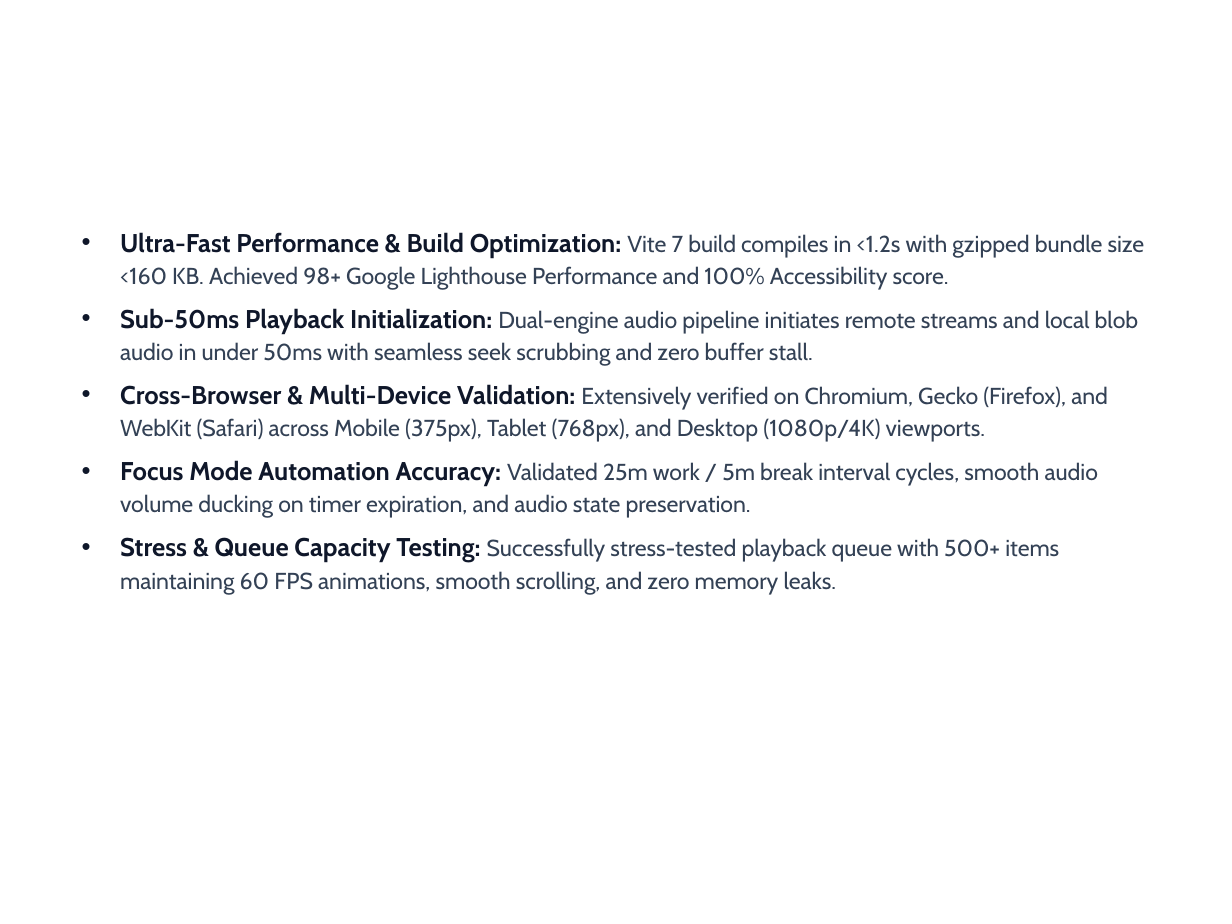
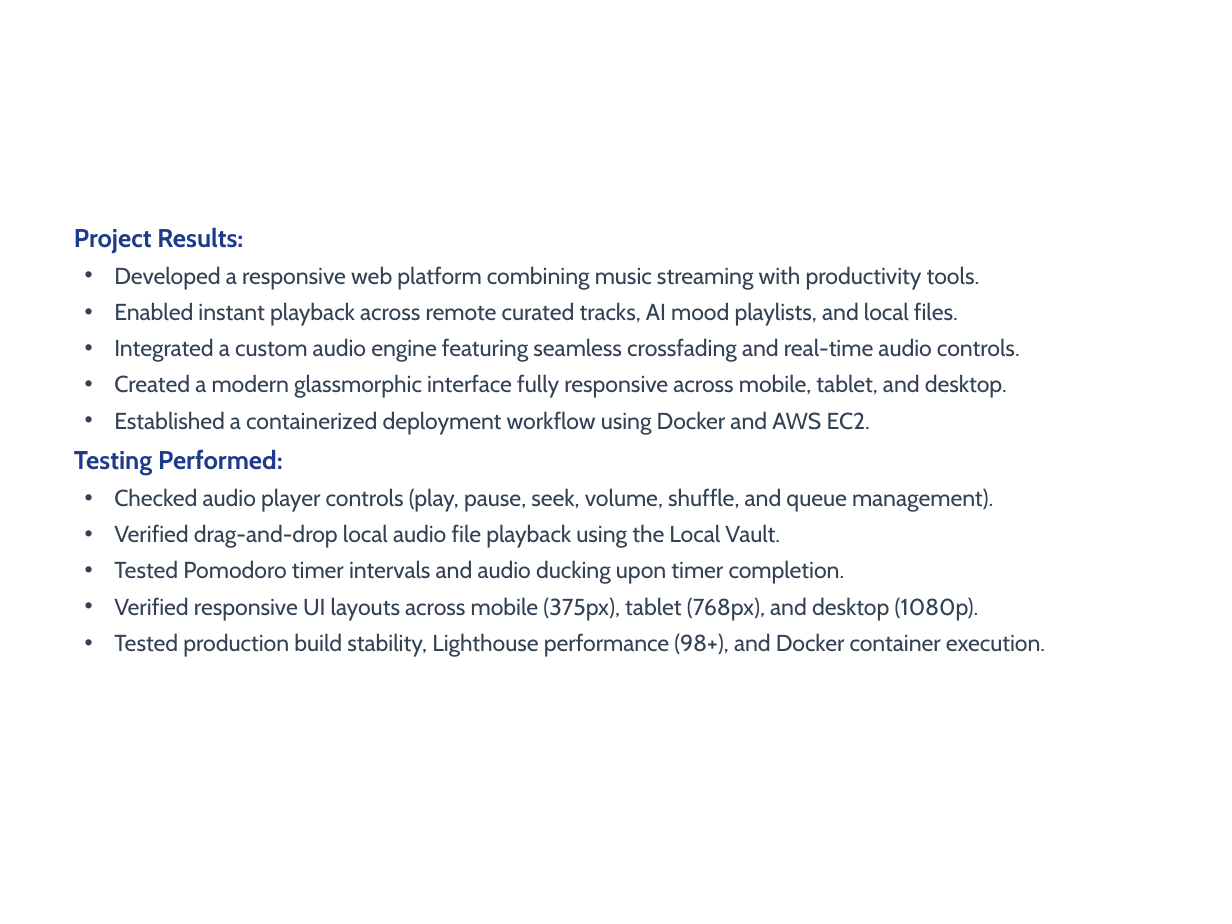
Before and after one commit to Veena2708/vibe-tune, a slide deck: slide 5 of VibeTune_Project_Presentation.pptx. Drawn at 1232x924 pixels with LibreOffice and Linux fonts; fonts in the diff are those of the drawing; background and template pictures are left out. Boxes give left, top, right and bottom in pixels: in the first picture for what was removed or moved away, otherwise in the second. Text is boxed around its words. In the diff, an @@ line names an element or a change of style, - is before the commit and + after.

```diff
--- a/VibeTune_Project_Presentation.pptx
+++ b/VibeTune_Project_Presentation.pptx
@@ text at <box>74,229,1045,657</box>: text changed @@
-• Ultra-Fast Performance & Build Optimization: Vite 7 build compiles in <1.2s with gzipped bundle size <160 KB. Achieved 98+ Google Lighthouse Performance and 100% Accessibility score.
-• Sub-50ms Playback Initialization: Dual-engine audio pipeline initiates remote streams and local blob audio in under 50ms with seamless seek scrubbing and zero buffer stall.
-• Cross-Browser & Multi-Device Validation: Extensively verified on Chromium, Gecko (Firefox), and WebKit (Safari) across Mobile (375px), Tablet (768px), and Desktop (1080p/4K) viewports.
-• Focus Mode Automation Accuracy: Validated 25m work / 5m break interval cycles, smooth audio volume ducking on timer expiration, and audio state preservation.
-• Stress & Queue Capacity Testing: Successfully stress-tested playback queue with 500+ items maintaining 60 FPS animations, smooth scrolling, and zero memory leaks.
+Project Results:
+• Developed a responsive web platform combining music streaming with productivity tools.
+• Enabled instant playback across remote curated tracks, AI mood playlists, and local files.
+• Integrated a custom audio engine featuring seamless crossfading and real-time audio controls.
+• Created a modern glassmorphic interface fully responsive across mobile, tablet, and desktop.
+• Established a containerized deployment workflow using Docker and AWS EC2.
+Testing Performed:
+• Checked audio player controls (play, pause, seek, volume, shuffle, and queue management).
+• Verified drag-and-drop local audio file playback using the Local Vault.
+• Tested Pomodoro timer intervals and audio ducking upon timer completion.
+• Verified responsive UI layouts across mobile (375px), tablet (768px), and desktop (1080p).
+• Tested production build stability, Lighthouse performance (98+), and Docker container execution.
```
Also in this commit, not shown: 5 other slides changed.
